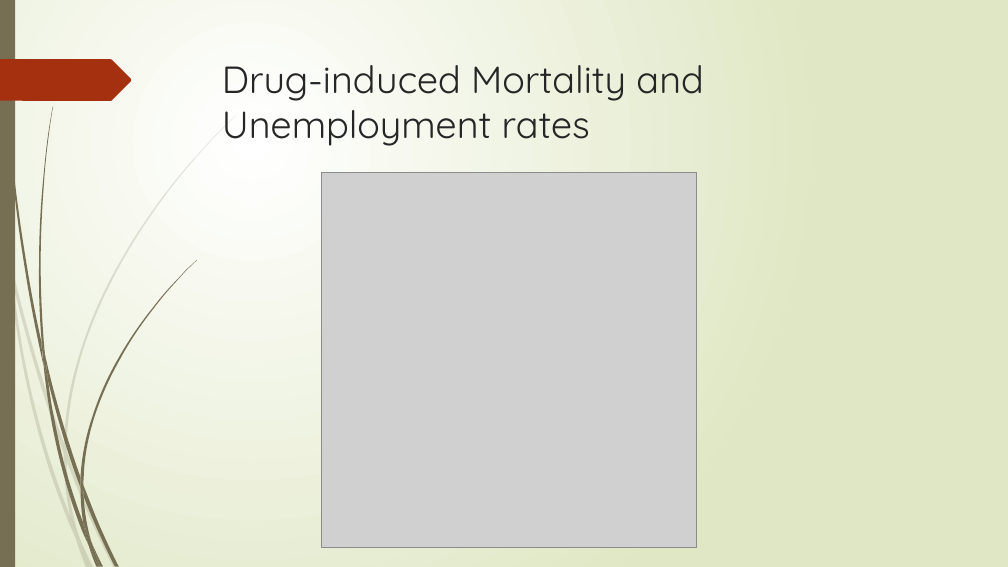
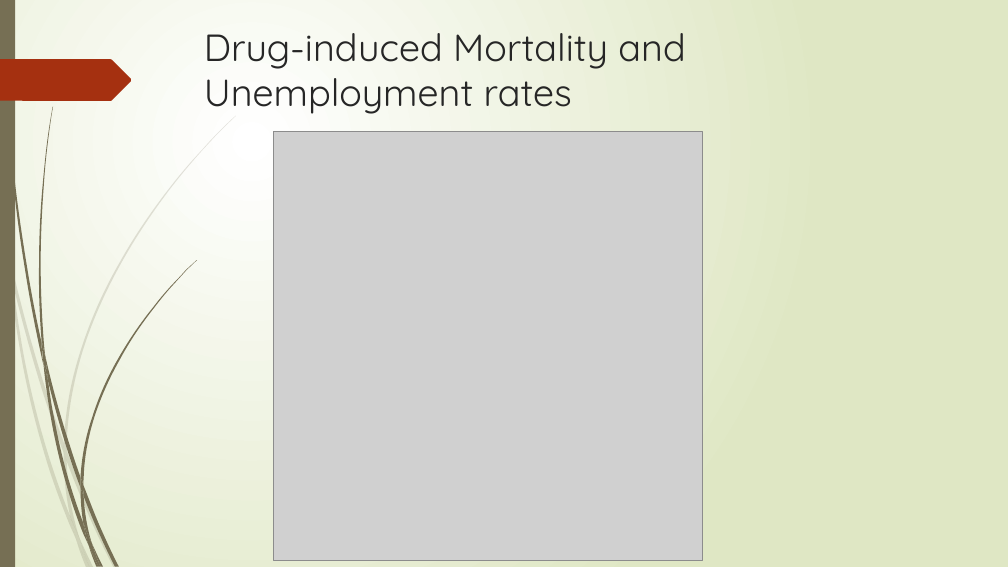
Before and after one commit to yayunl/DataViz-Project1, a slide deck: slide 6 of Drug Mortality and Socio-Economic conditions in Connecticut.pptx (slide 5 before the commit). Drawn at 1008x567 pixels with LibreOffice and Linux fonts; fonts in the diff are those of the drawing; grey boxes stand for pictures. Boxes give left, top, right and bottom in pixels: in the first picture for what was removed or moved away, otherwise in the second. Text is boxed around its words. In the diff, an @@ line names an element or a change of style, - is before the commit and + after.

```diff
--- a/Drug Mortality and Socio-Economic conditions in Connecticut.pptx
+++ b/Drug Mortality and Socio-Economic conditions in Connecticut.pptx
@@ title "Drug-induced Mortality and Unemployment rates": place and size @@
-title "Drug-induced Mortality and Unemployment rates" at (222,65,703,146)
+title "Drug-induced Mortality and Unemployment rates" at (204,33,685,114)
@@ picture: place and size @@
-picture at (321,172,696,547)
+picture at (274,132,703,561)
```
Also in this commit, not shown: 2 other slides changed, 2 slides added, 2 other files.
